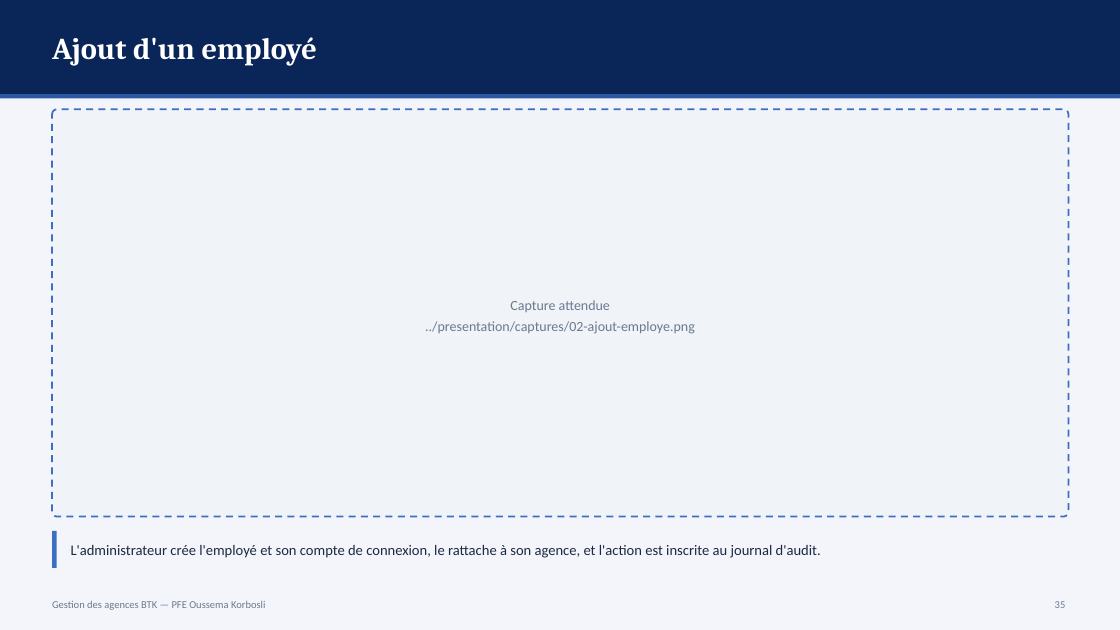
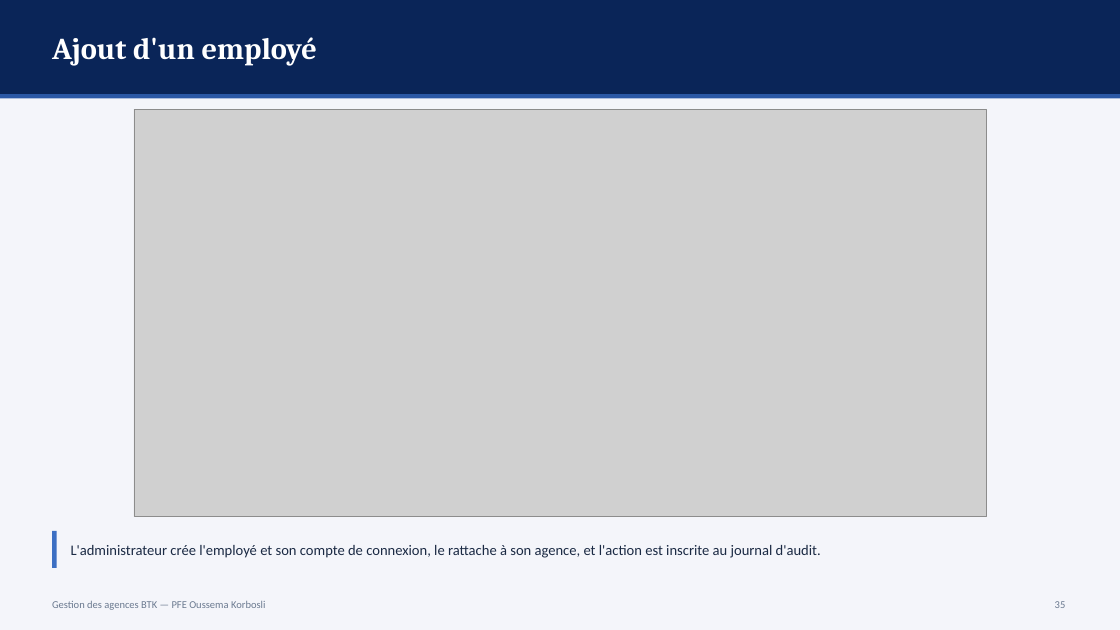
Before and after one commit to ZizouX0/oussema_korbosli, a slide deck: slide 35 of presentation/Soutenance_PFE_Oussema_Korbosli.pptx. Drawn at 1120x630 pixels with LibreOffice and Linux fonts; fonts in the diff are those of the drawing; grey boxes stand for pictures. Boxes give left, top, right and bottom in pixels: in the first picture for what was removed or moved away, otherwise in the second. Text is boxed around its words. In the diff, an @@ line names an element or a change of style, - is before the commit and + after.

```diff
--- a/presentation/Soutenance_PFE_Oussema_Korbosli.pptx
+++ b/presentation/Soutenance_PFE_Oussema_Korbosli.pptx
@@ rounded rectangle removed at (x1=52, y1=109, x2=1069, y2=517) @@
@@ picture added at (x1=134, y1=109, x2=986, y2=517) @@
@@ text removed at (x1=425, y1=300, x2=695, y2=334) @@
-Capture attendue
-../presentation/captures/02-ajout-employe.png
```
Also in this commit, not shown: 4 other slides changed, 5 other files.
